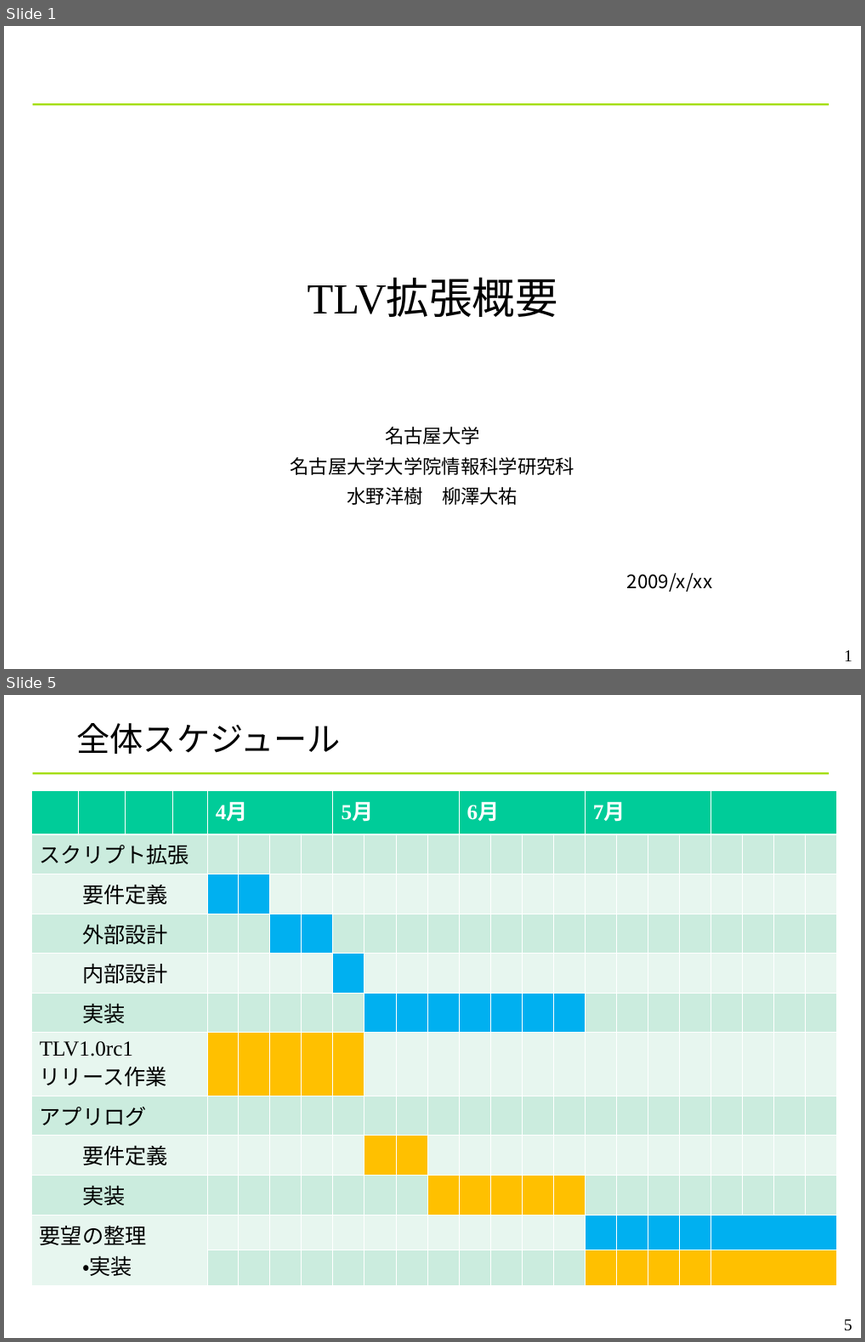
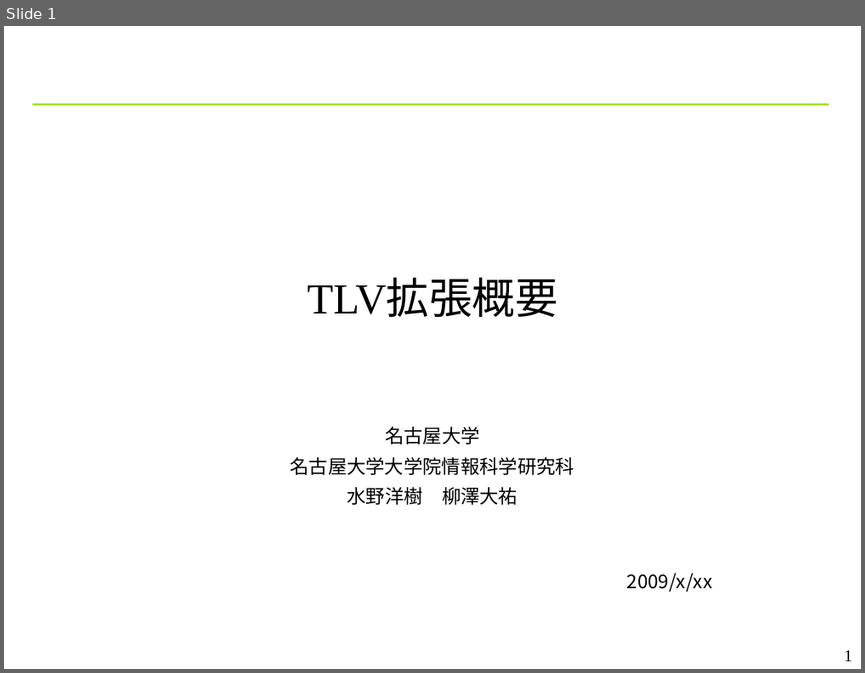
Before and after one commit to YixiaoLi/tlv4mc, a slide deck: doc/phase4/toppers_conference.ppt. Shown one above the other, each under a label of ours: slides 1 and 5 before the commit, slide 1 after it; the slides between them are not shown. The pictures are 865x1342 and 865x673 pixels, drawn with LibreOffice and Linux fonts; fonts in the diff are those of the drawing; background and template pictures are left out. Boxes give left, top, right and bottom in pixels: in the first picture for what was removed or moved away, otherwise in the second. Text is boxed around its words. In the diff, an @@ line names an element or a change of style, - is before the commit and + after.

```diff
--- a/doc/phase4/toppers_conference.ppt
+++ b/doc/phase4/toppers_conference.ppt
@@ slide 5 removed at (4,695,861,1338), background #FFFFFF; not listed: 1 template element that a slide beside it also shows @@
@@ title removed at (77,723,341,754) @@
-全体スケジュール
@@ table removed at (31,791,841,1279), 12 rows, 24 columns @@
- |  |  |  | 4月 |  |  |  | 5月 |  |  |  | 6月 |  |  |  | 7月 |  |  |  |  |  |  | 
-スクリプト拡張 |  |  |  |  |  |  |  |  |  |  |  |  |  |  |  |  |  |  |  |  |  |  | 
-要件定義 |  |  |  |  |  |  |  |  |  |  |  |  |  |  |  |  |  |  |  |  |  |  | 
-外部設計 |  |  |  |  |  |  |  |  |  |  |  |  |  |  |  |  |  |  |  |  |  |  | 
-内部設計 |  |  |  |  |  |  |  |  |  |  |  |  |  |  |  |  |  |  |  |  |  |  | 
-実装 |  |  |  |  |  |  |  |  |  |  |  |  |  |  |  |  |  |  |  |  |  |  | 
-TLV1.0rc1 / リリース作業 |  |  |  |  |  |  |  |  |  |  |  |  |  |  |  |  |  |  |  |  |  |  | 
-アプリログ |  |  |  |  |  |  |  |  |  |  |  |  |  |  |  |  |  |  |  |  |  |  | 
-要件定義 |  |  |  |  |  |  |  |  |  |  |  |  |  |  |  |  |  |  |  |  |  |  | 
-実装 |  |  |  |  |  |  |  |  |  |  |  |  |  |  |  |  |  |  |  |  |  |  | 
-要望の整理 / ・実装 |  |  |  |  |  |  |  |  |  |  |  |  |  |  |  |  |  |  |  |  |  |  | 
- |  |  |  |  |  |  |  |  |  |  |  |  |  |  |  |  |  |  |  |  |  |  | 
@@ page number removed at (844,1319,852,1331) @@
-5
```
Also in this commit, not shown: 2 slides changed, 3 slides added, 1 other file.
